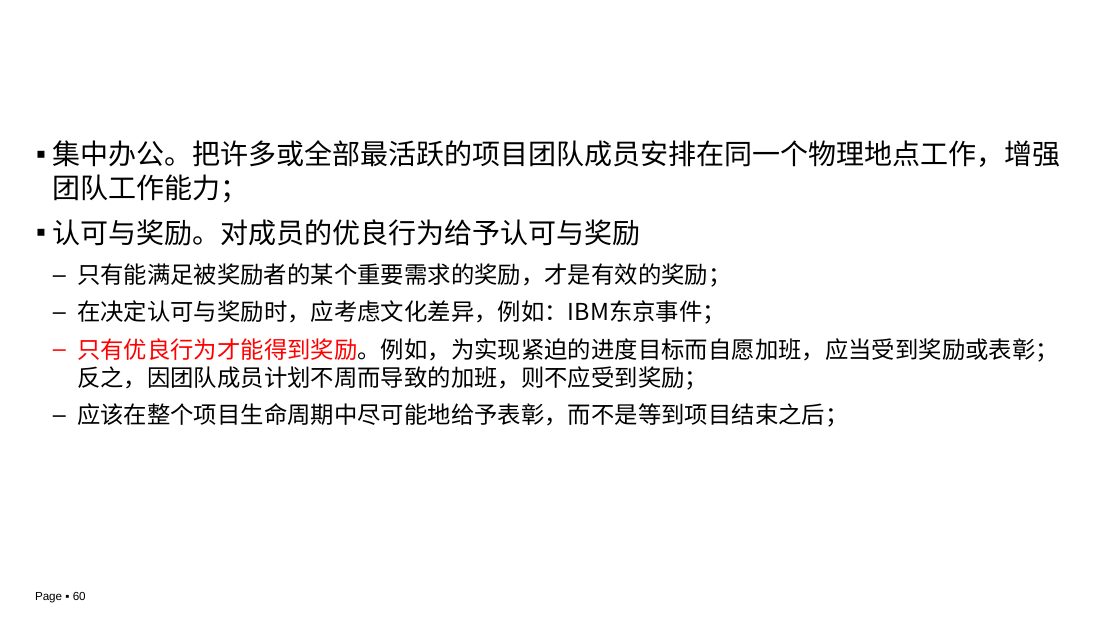
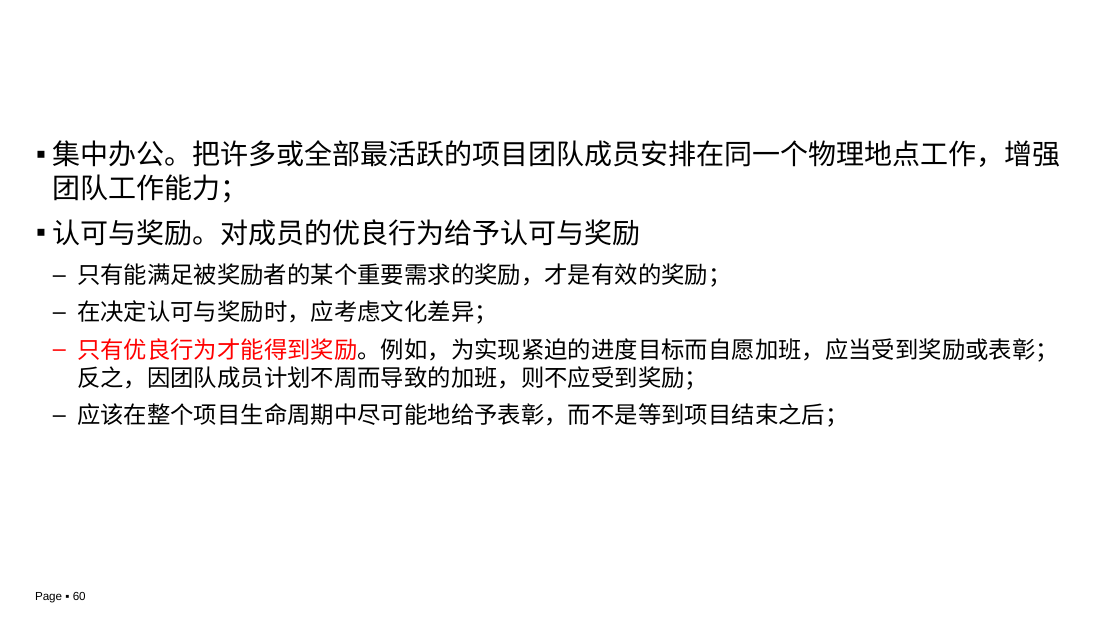
Before and after one commit to edu2act/course-IT-Project-Management, a slide deck: slide 60 of materials/slides/ch04.pptx. Drawn at 1120x630 pixels with LibreOffice and Linux fonts; fonts in the diff are those of the drawing; background and template pictures are left out. Boxes give left, top, right and bottom in pixels: in the first picture for what was removed or moved away, otherwise in the second. Text is boxed around its words. In the diff, an @@ line names an element or a change of style, - is before the commit and + after.

```diff
--- a/materials/slides/ch04.pptx
+++ b/materials/slides/ch04.pptx
@@ text at bbox=[77, 300, 498, 324]: text changed @@
-  – 在决定认可与奖励时，应考虑文化差异，例如：IBM东京事件；
+  – 在决定认可与奖励时，应考虑文化差异；
```
Also in this commit, not shown: 10 other slides changed.
